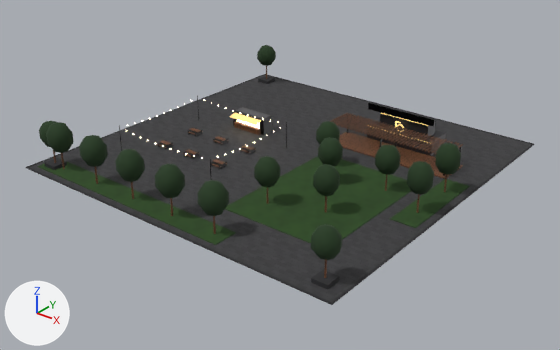
What one commit did to the glTF model public/models/buildings/fans_L2.glb.
One viewpoint serves both versions: a camera (50 mm lens) standing at (70.6, -90.4, 52.1) and looking at (0.8, -3.1, -2.0). Arrows for +X, +Y and +Z are at lower left; the lights stay in place. The first picture is the older version. Where no turn or scale is listed for an object, it has been applied to the vertices.

In view in the first picture: 'black_metal_fans_L2', 'cladding_fans_L2', 'concrete_dark_fans_L2', 'foliage_fans_L2', 'glass_fans_L2', 'lawn_fans_L2', 'paving_fans_L2', 'wood_fans_L2' and 3 more.
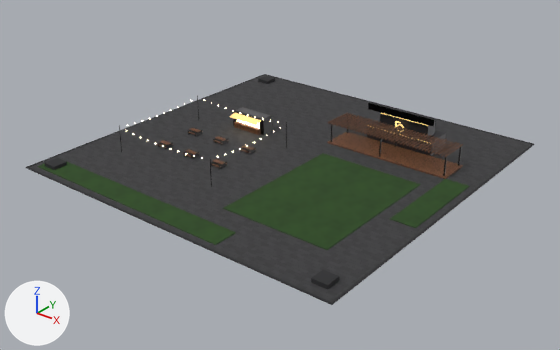
Where the newer file only moved an object's origin or applied its transform, the numbers keep the older frame.

Boxes (x1, y1, x2, y2) around the edits, measured in the pictures (560 x 350 px):
'foliage_fans_L2', deleted: before (39, 45, 461, 260)

Edits to the bpy script that builds the scene:
```text
Remove ob_foliage_fans_l2:
    ob_foliage_fans_l2 = bpy.data.objects.new('foliage_fans_L2', me_foliage_fans_l2)
    ob_foliage_fans_l2.location = (0.0, -0.1, 5.4)
```
